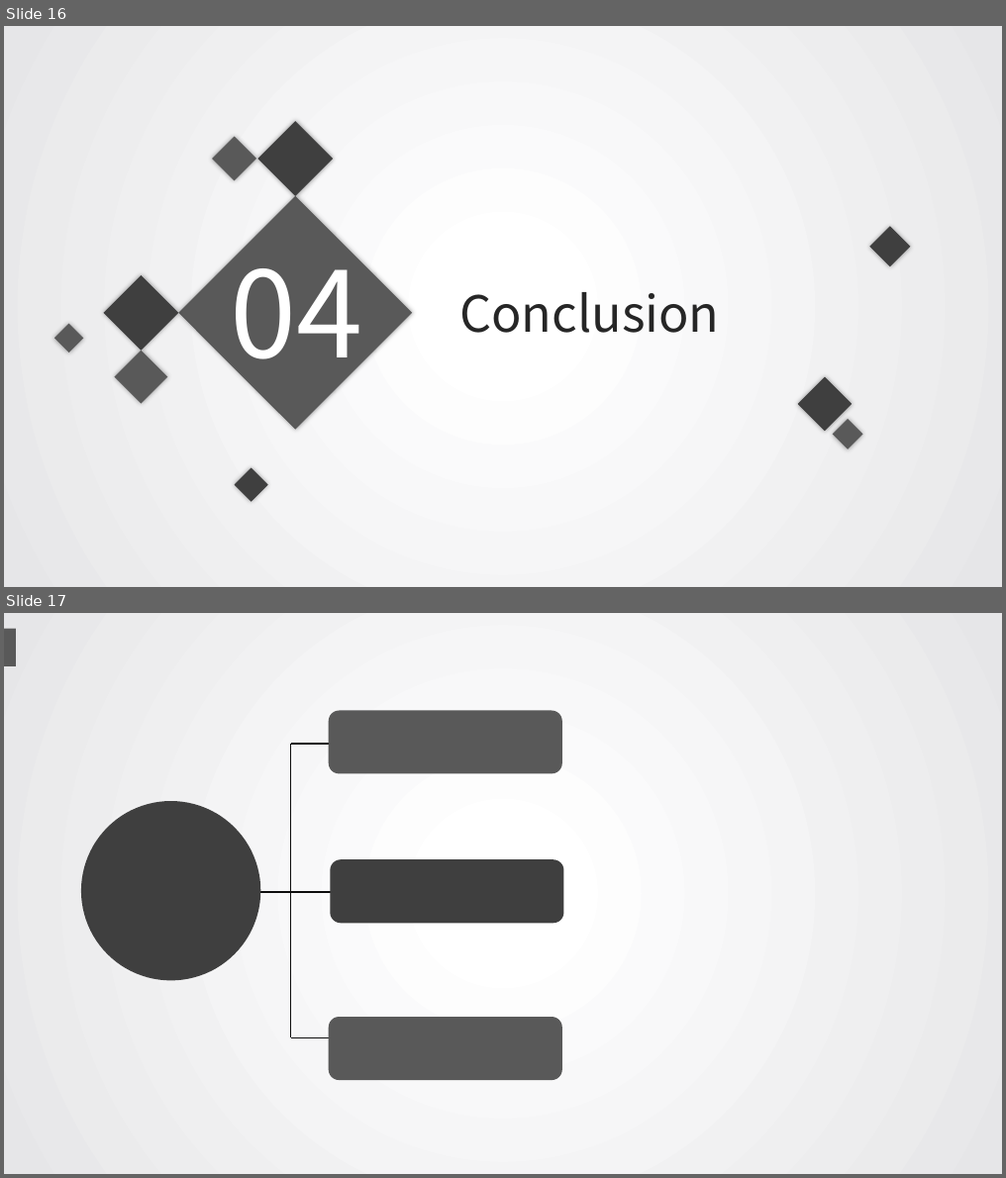
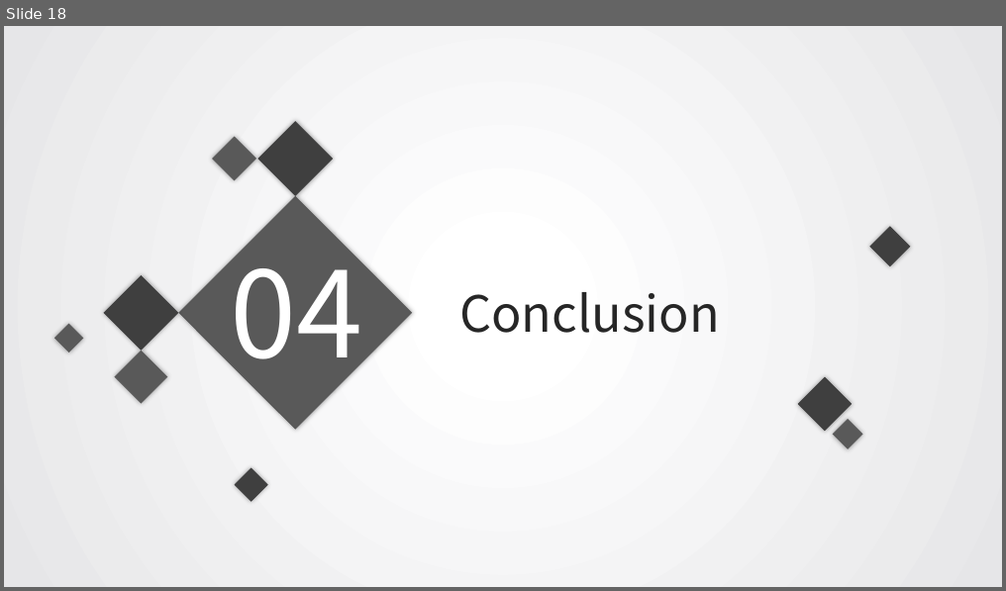
Before and after one commit to wolvestotem/Rumor-Detection, a slide deck: 580presentation.pptx. Shown one above the other, each under a label of ours: slides 16 and 17 before the commit, slide 18 after it. The pictures are 1006x1178 and 1006x591 pixels, drawn with LibreOffice and Linux fonts; fonts in the diff are those of the drawing. Boxes give left, top, right and bottom in pixels: in the first picture for what was removed or moved away, otherwise in the second. Text is boxed around its words. In the diff, an @@ line names an element or a change of style, - is before the commit and + after.

```diff
--- a/580presentation.pptx
+++ b/580presentation.pptx
@@ slide 17 removed at (4,613,1002,1174), background gradient #FFFFFF to #E6E6E8 @@
@@ rectangle removed at (4,629,16,666) @@
@@ rounded rectangle removed at (329,710,562,774) @@
@@ ellipse removed at (81,801,260,980) @@
@@ rounded rectangle removed at (331,861,564,924) @@
@@ rounded rectangle removed at (329,1017,562,1081) @@
@@ group removed at (244,744,412,1039): 4 lines @@
@@ what was slide 16 is now slide 18 @@
```
Also in this commit, not shown: 15 other slides changed, 5 slides added, 1 other slide removed.
